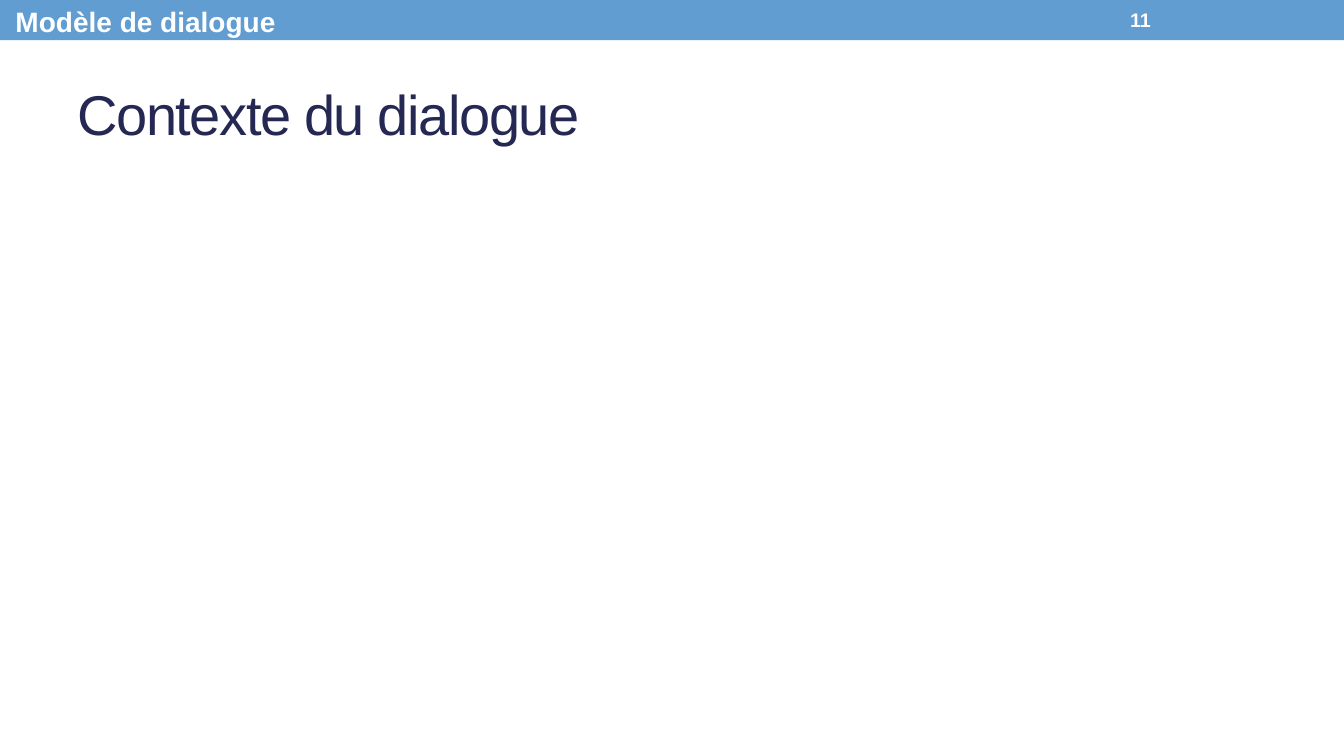
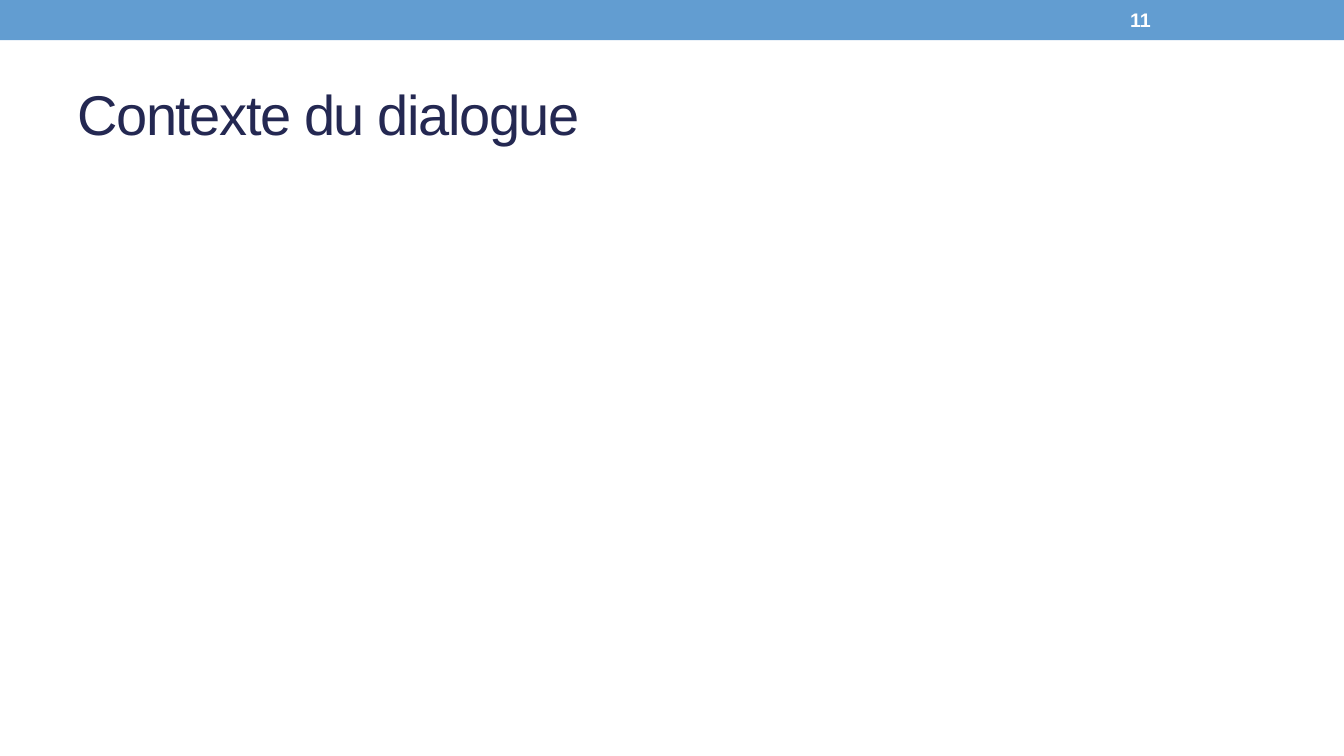
Before and after one commit to Olydia/Discolog, a slide deck: slide 11 of papers/Presentations/WACAI_EN.pptx. Drawn at 1344x756 pixels with LibreOffice and Linux fonts; fonts in the diff are those of the drawing; grey boxes stand for pictures. Boxes give left, top, right and bottom in pixels: in the first picture for what was removed or moved away, otherwise in the second. Text is boxed around its words. In the diff, an @@ line names an element or a change of style, - is before the commit and + after.

```diff
--- a/papers/Presentations/WACAI_EN.pptx
+++ b/papers/Presentations/WACAI_EN.pptx
@@ text removed at (15, 11, 275, 38) @@
-Modèle de dialogue
```
Also in this commit, not shown: 14 other slides changed, 2 slides added, 4 slides removed, 4 other files.
